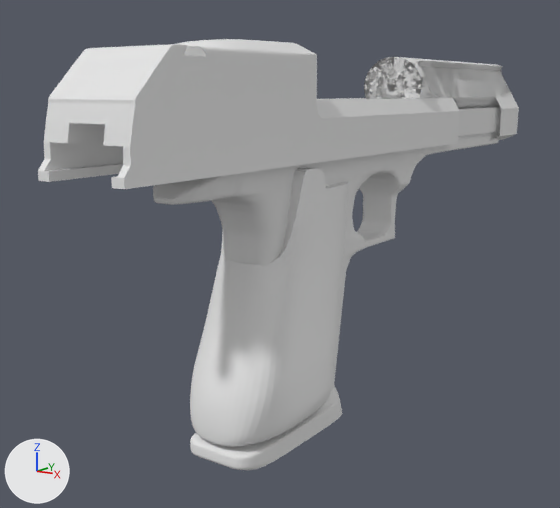
An edit to the Blender file DesertEagle_01v03.blend, drawn before and after from the same camera.
The view is the same before and after, from a 50 mm lens placed at (2.33, -5.82, 1.93), pointed at (-0.37, -1.98, 0.94). Lighting does not change. The marker at lower left points along +X, +Y and +Z.

Before the edit, the objects in view are built like this:
```python
ob_circlebase = bpy.data.objects.new('CircleBase', me_cylinder_005)
ob_circlebase.location = (0.0, -1.946, 1.95)
ob_cylinder = bpy.data.objects.new('Cylinder', me_cylinder)
ob_cylinder.location = (0.031, -2.46, 1.974)
ob_grip = bpy.data.objects.new('Grip', me_cube_003)
ob_grip.location = (0.0, 0.0, 0.0)
ob_grip_panel = bpy.data.objects.new('Grip panel', me_plane)
ob_grip_panel.location = (0.175, -2.524, 1.431)
ob_grip_panel.rotation_euler = (1.571, 0.0, 1.571)  # degrees (90, 0, 90)
ob_grip_panel.scale = (0.115, 0.115, 0.115)
ob_hammer = bpy.data.objects.new('Hammer', me_cube)
ob_hammer.location = (0.0, -2.914, 1.632)
ob_hammer.scale = (0.151, 0.151, 0.151)
ob_slide = bpy.data.objects.new('Slide', me_cube_006)
ob_slide.location = (0.0, -0.818, 0.0)
# also in view: 'BarrelFront' at (0.0, -0.38, 1.83)
```
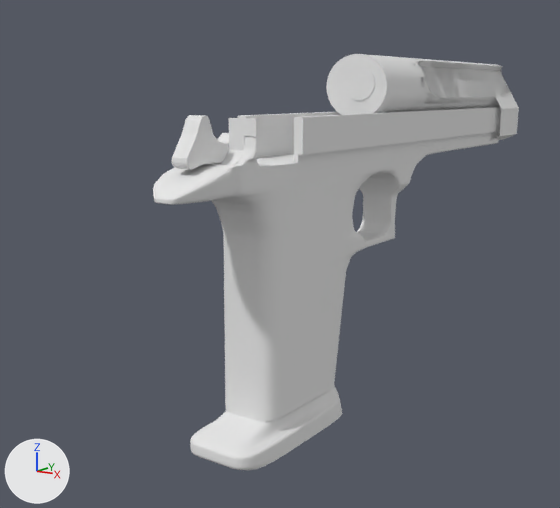
Commit message: Redoing back and hammer

What differs and where, as boxes [x1, y1, x2, y2] in the pictures (560 x 508 px):
'Slide', hidden
    before: [38, 39, 459, 189]
'Grip panel', hidden
    before: [190, 168, 349, 447]
'CircleBase', shown
    after: [326, 54, 422, 115]
'Hammer', shown
    after: [172, 115, 229, 170]
'BackHammerCover', added
    after: [220, 118, 259, 166]
'Cylinder', shown
    after: [344, 65, 375, 101]
part 1 of me_cube_006, built on
    before: [38, 46, 317, 189]
'Grip', unchanged, uncovered by the edit
    both: [153, 107, 501, 470]

Diff of the bpy script that builds the scene:
```diff
--- a/DesertEagle_01v03.blend.py
+++ b/DesertEagle_01v03.blend.py
@@ me_cube_006 @@
 # used by ob_slide; location = (0.0, -0.818, 0.0)
-me_cube_006.from_pydata(...)  # 386 vertices, 349 faces; spans x 0.0..0.24, y -3.02..0.08, z 1.57..2.16
+me_cube_006.from_pydata(...)  # 442 vertices, 419 faces; spans x 0.0..0.24, y -3.02..0.08, z 1.57..2.16
+# me_cube_006 part 1: 7 vertices moved from x 0.1..0.24, y -3.02..-2.94, z 1.61..1.88 to x 0.05..0.24, y -3.01..-2.94, z 1.61..1.89; 25 vertices removed from x 0.0..0.24, y -2.98..-1.72, z 1.73..1.91; 81 vertices added at x 0.0..0.24, y -2.97..-1.71, z 1.57..2.16
@@ me_cube_004 @@
+me_cube_004.from_pydata(...)  # 28 vertices, 24 faces; spans x 0.047..0.205, y -3.048..-2.902, z 1.57..1.803
+me_cube_004.materials.append(mat_material)  # white #e7e7e7
@@ ob_cylinder @@
 ob_cylinder = bpy.data.objects.new('Cylinder', me_cylinder)
-ob_cylinder.location = (0.031, -2.46, 1.974)
-ob_cylinder.hide_viewport = True
+ob_cylinder.location = (0.031, -1.65, 1.974)
@@ ob_circlebase @@
 ob_circlebase = bpy.data.objects.new('CircleBase', me_cylinder_005)
-ob_circlebase.location = (0.0, -1.946, 1.95)
+ob_circlebase.location = (0.0, -1.49, 1.95)
 _m = ob_circlebase.modifiers.new('Subsurf', 'SUBSURF')
-ob_circlebase.hide_viewport = True
@@ ob_hammer @@
 ob_hammer = bpy.data.objects.new('Hammer', me_cube)
-ob_hammer.location = (0.0, -2.914, 1.632)
+ob_hammer.location = (0.0, -2.876, 1.673)
+ob_hammer.rotation_euler = (-0.00855, 0.0, 0.0)  # degrees (-0.5, 0, 0)
 ob_hammer.scale = (0.151, 0.151, 0.151)
-ob_hammer.hide_viewport = True
@@ ob_grip_panel @@
 _m = ob_grip_panel.modifiers.new('Subsurf', 'SUBSURF')
+ob_grip_panel.hide_viewport = True
@@ ob_slide @@
 ob_slide = bpy.data.objects.new('Slide', me_cube_006)
-ob_slide.location = (0.0, -0.818, 0.0)
+ob_slide.location = (0.0, -0.008, 0.0)
 _m = ob_slide.modifiers.new('Mirror', 'MIRROR')
@@ ob_slide @@
 _m = ob_slide.modifiers.new('Subsurf', 'SUBSURF')
 _m.levels = 2
+ob_slide.hide_viewport = True
@@ ob_backhammercover @@
+ob_backhammercover = bpy.data.objects.new('BackHammerCover', me_cube_004)
+ob_backhammercover.location = (0.0, 0.0, 0.0)
```
